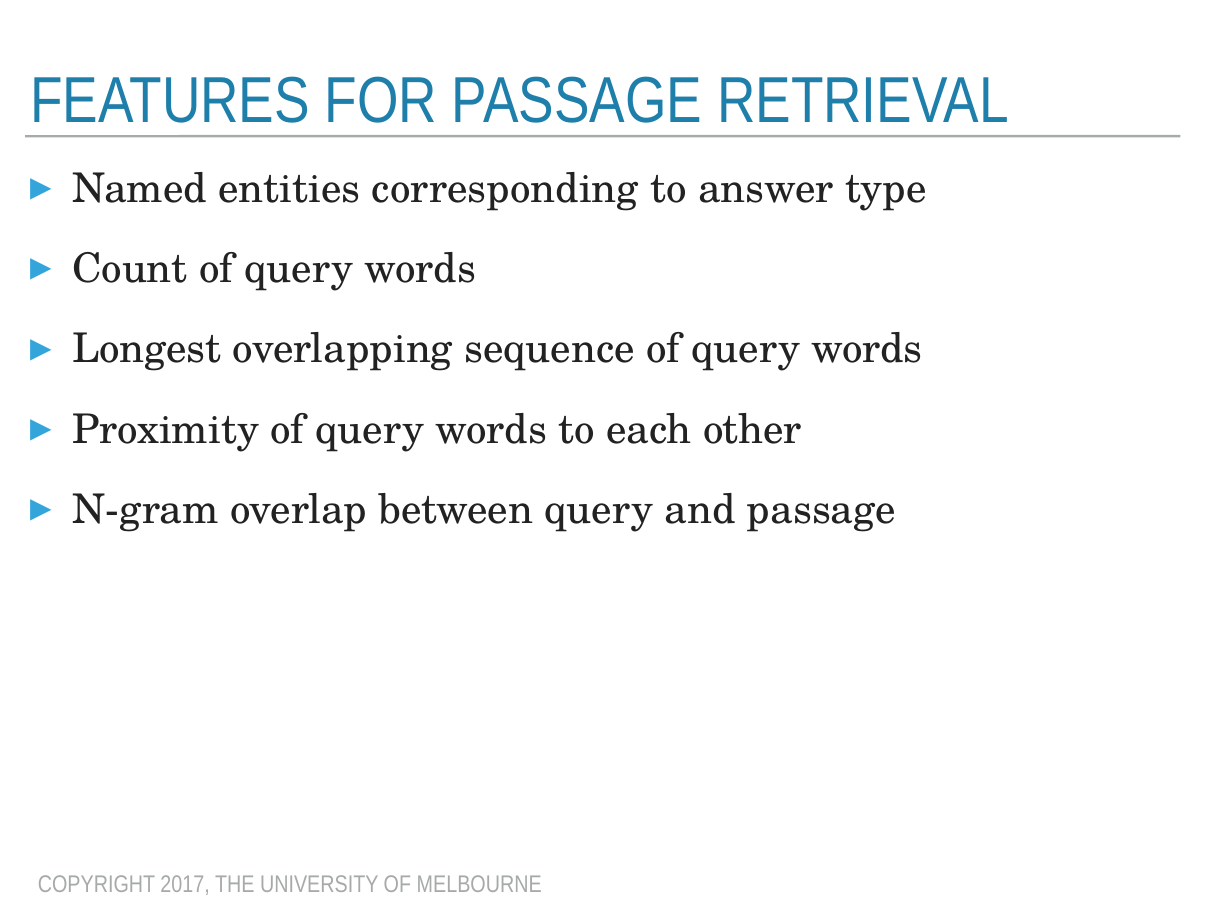
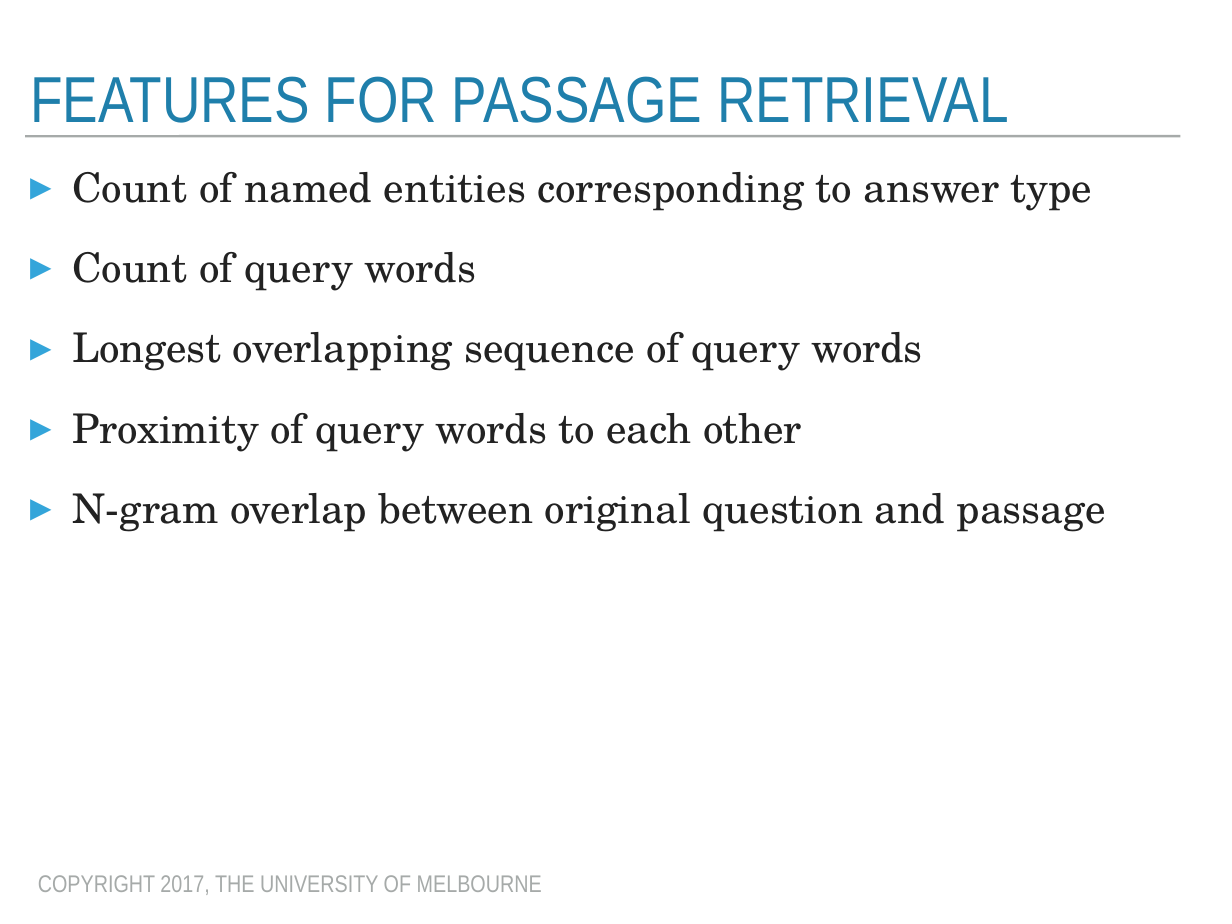
Before and after one commit to trevorcohn/comp90042, a slide deck: slide 15 of slides/WSTA_L12_question answering.pptx (slide 14 before the commit). Drawn at 1232x924 pixels with LibreOffice and Linux fonts; fonts in the diff are those of the drawing. Boxes give left, top, right and bottom in pixels: in the first picture for what was removed or moved away, otherwise in the second. Text is boxed around its words. In the diff, an @@ line names an element or a change of style, - is before the commit and + after.

```diff
--- a/slides/WSTA_L12_question answering.pptx
+++ b/slides/WSTA_L12_question answering.pptx
@@ text at bbox=[72, 172, 1093, 211]: text changed @@
-▸ Named entities corresponding to answer type
+▸ Count of named entities corresponding to answer type
@@ text at bbox=[72, 493, 1106, 532]: text changed @@
-▸ N-gram overlap between query and passage
+▸ N-gram overlap between original question and passage
```
Also in this commit, not shown: 17 other slides changed, 2 slides added, 2 other files.
